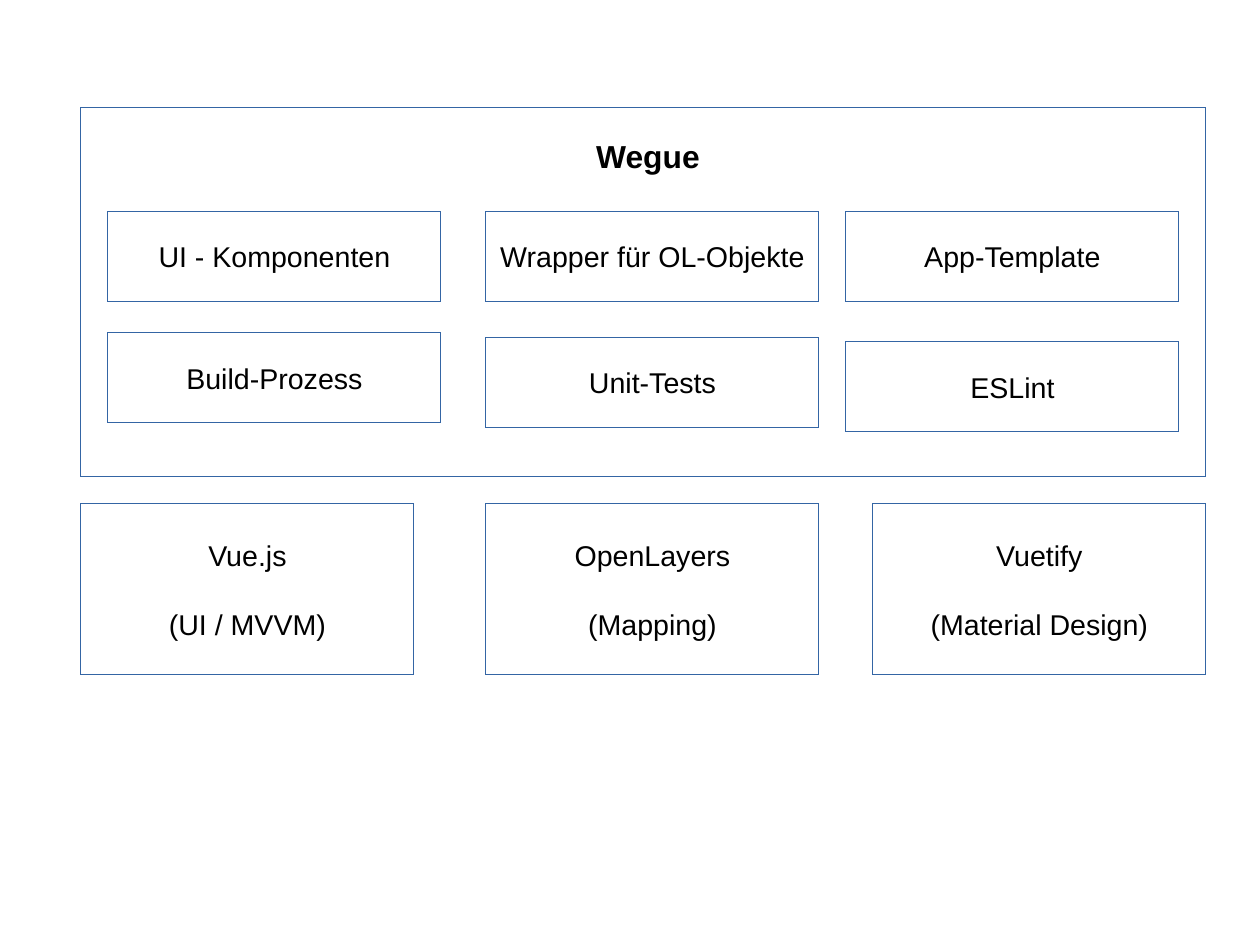
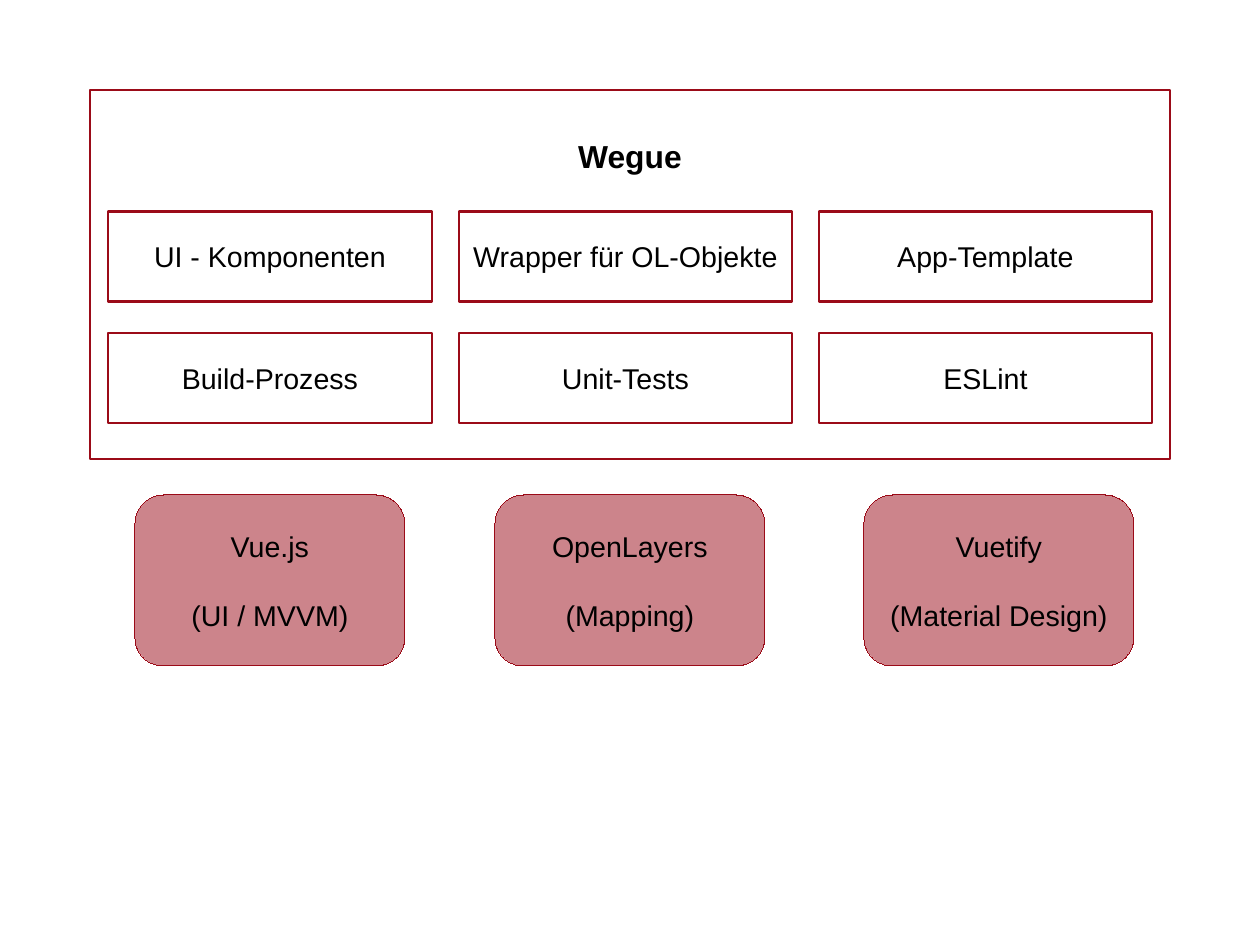
Before and after one commit to meggsimum/agit2019, a slide deck: slide 1 of wegue-talk/architecture.odp. Drawn at 1260x945 pixels with LibreOffice and Linux fonts; fonts in the diff are those of the drawing. Boxes give left, top, right and bottom in pixels: in the first picture for what was removed or moved away, otherwise in the second. Text is boxed around its words. In the diff, an @@ line names an element or a change of style, - is before the commit and + after.

Commit message:
First draft of wegue talk

```diff
--- a/wegue-talk/architecture.odp
+++ b/wegue-talk/architecture.odp
@@ outline #3465A4 0 pt to #9B0B18 1.42 pt in 7 elements at <box>107,212,431,302</box>, <box>107,333,431,423</box>, <box>460,212,792,302</box>, <box>820,212,1153,302</box>, <box>460,333,792,423</box>, <box>820,333,1153,423</box>, <box>90,90,1171,460</box> @@
@@ rectangle: place and size @@
-rectangle at <box>81,107,1206,477</box>
+rectangle at <box>90,90,1171,460</box>
@@ text "Wegue": place and size @@
-text "Wegue" at <box>596,146,700,174</box>
+text "Wegue" at <box>578,146,682,174</box>
@@ rectangle "UI - Komponenten": place and size @@
-rectangle "UI - Komponenten" at <box>107,212,440,302</box>
+rectangle "UI - Komponenten" at <box>107,212,431,302</box>
@@ rectangle "Wrapper für OL-Objekte": place and size @@
-rectangle "Wrapper für OL-Objekte" at <box>486,212,819,302</box>
+rectangle "Wrapper für OL-Objekte" at <box>460,212,792,302</box>
@@ rectangle "App-Template": place and size @@
-rectangle "App-Template" at <box>846,212,1179,302</box>
+rectangle "App-Template" at <box>820,212,1153,302</box>
@@ rectangle "Build-Prozess": place and size @@
-rectangle "Build-Prozess" at <box>107,333,440,423</box>
+rectangle "Build-Prozess" at <box>107,333,431,423</box>
@@ rectangle "Unit-Tests": place and size @@
-rectangle "Unit-Tests" at <box>486,337,819,428</box>
+rectangle "Unit-Tests" at <box>460,333,792,423</box>
@@ rectangle "ESLint": place and size @@
-rectangle "ESLint" at <box>846,342,1179,432</box>
+rectangle "ESLint" at <box>820,333,1153,423</box>
@@ rounded rectangle "Vue.js": place and size @@
-rounded rectangle "Vue.js" at <box>81,504,414,676</box>
+rounded rectangle "Vue.js" at <box>135,495,405,667</box>
@@ rounded rectangle "OpenLayers (Mapping)": place and size @@
-rounded rectangle "OpenLayers (Mapping)" at <box>486,504,819,676</box>
+rounded rectangle "OpenLayers (Mapping)" at <box>495,495,765,667</box>
@@ rectangle to rounded rectangle; fill #FFFFFF to #9B0B18 at 50% opacity; outline #3465A4 0 pt to #9B0B18 0 pt in 3 elements at <box>135,495,405,667</box>, <box>495,495,765,667</box>, <box>864,495,1134,667</box> @@
@@ rounded rectangle "Vuetify (Material Design)": place and size @@
-rounded rectangle "Vuetify (Material Design)" at <box>874,504,1206,676</box>
+rounded rectangle "Vuetify (Material Design)" at <box>864,495,1134,667</box>
@@ text in rounded rectangle at <box>552,537,708,631</box>: text changed @@
-OpenLayers
-(Mapping)
+OpenLayers
+(Mapping)
@@ text in rounded rectangle at <box>890,536,1107,631</box>: text changed @@
-Vuetify
-(Material Design)
+Vuetify
+(Material Design)
```
Also in this commit, not shown: 21 other files.
